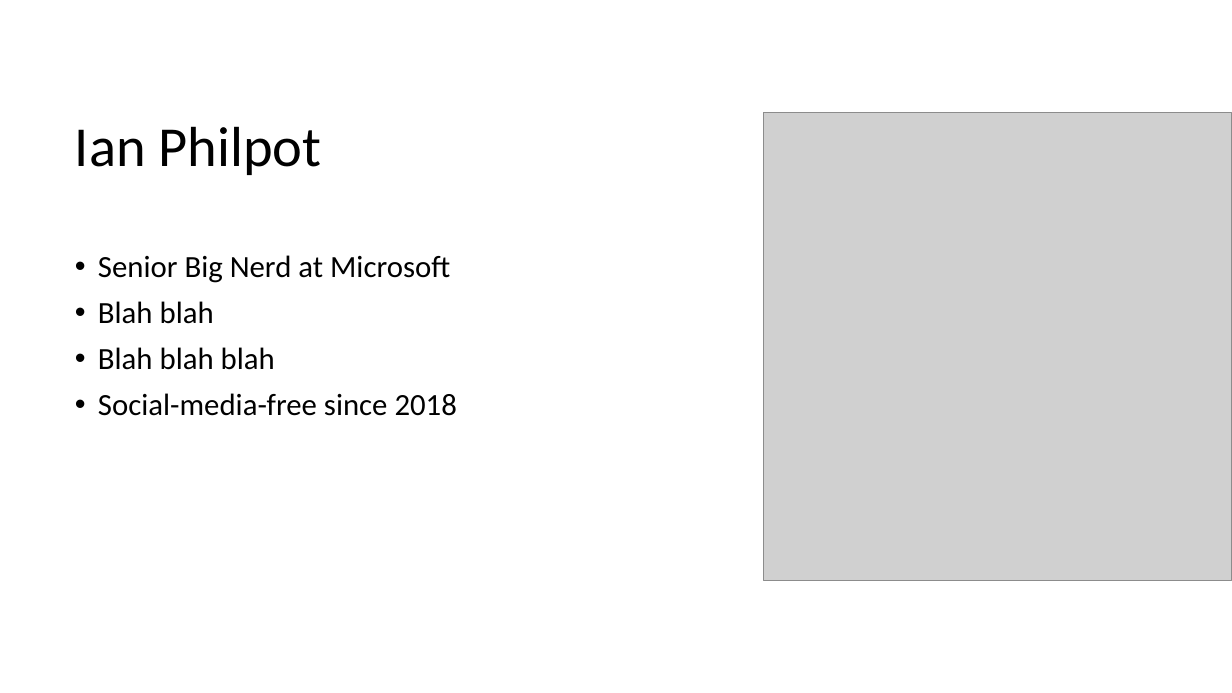
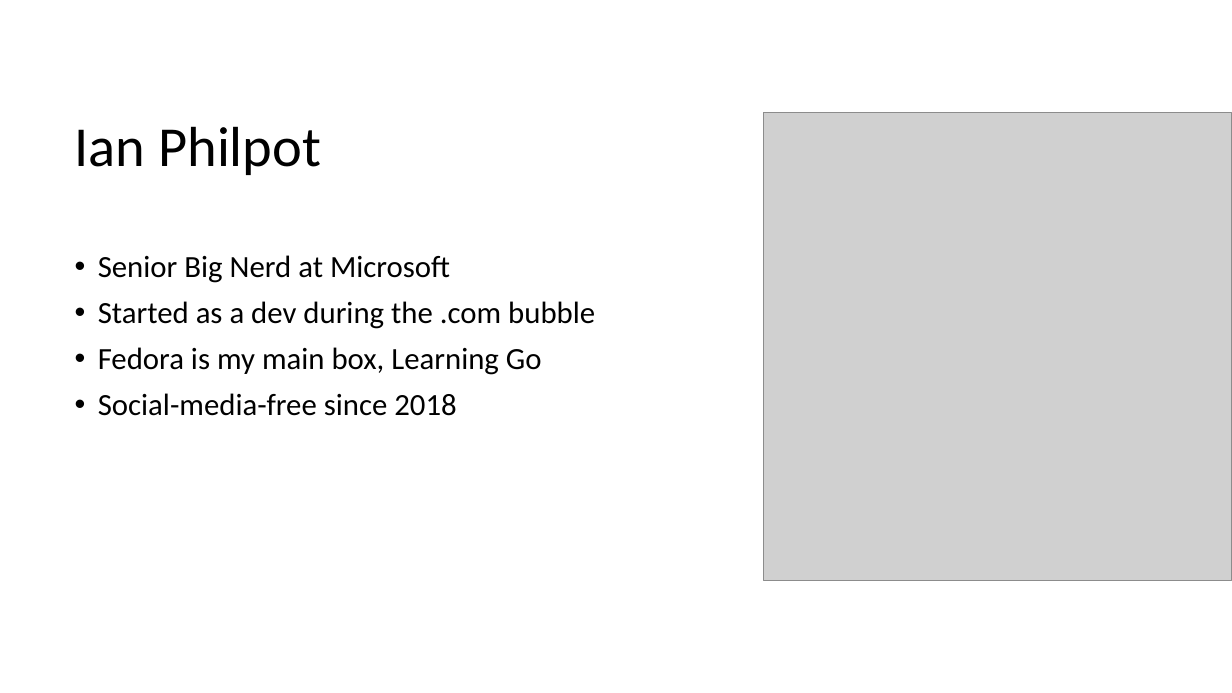
Before and after one commit to jplane/ato-databricks, a slide deck: slide 3 of Azure Databricks - Notes From the Field.pptx. Drawn at 1232x693 pixels with LibreOffice and Linux fonts; fonts in the diff are those of the drawing; grey boxes stand for pictures. Boxes give left, top, right and bottom in pixels: in the first picture for what was removed or moved away, otherwise in the second. Text is boxed around its words. In the diff, an @@ line names an element or a change of style, - is before the commit and + after.

Commit message:
Updates bio in pptx

```diff
--- a/Azure Databricks - Notes From the Field.pptx
+++ b/Azure Databricks - Notes From the Field.pptx
@@ text at <box>98,301,595,375</box>: text changed @@
-• Blah blah
-• Blah blah blah
+• Started as a dev during the .com bubble
+• Fedora is my main box, Learning Go
```
Also in this commit, not shown: 8 other slides changed.
